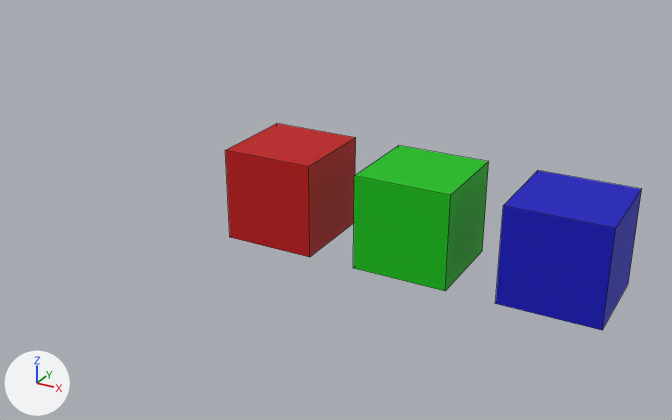
A saved change to the OBJ model models/rgbcubes.obj.
Before and after are seen from a 50 mm camera at (6.78, -15.87, 7.63) aimed at (-2.06, 0.19, -0.4). The axes (+X, +Y, +Z) are drawn at lower left. The lights are the same throughout. Mesh edges are drawn as thin lines. Where no turn or scale is listed for an object, it has been applied to the vertices.
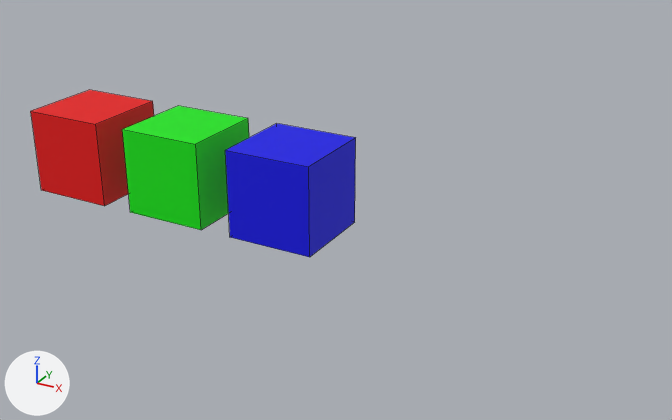
The newer file is also rescaled (x0.181), turned or shifted as a whole; pictures and numbers use the older file's frame.

What differs and where, as boxes [x1, y1, x2, y2] in the pictures (672 x 420 px):
'Cube.001', deleted (blue)
    before: [495, 170, 642, 330]
'Cube', deleted (green)
    before: [353, 145, 489, 291]
'Cube.000_Cube.005', added (green)
    after: [122, 106, 249, 230]
'Cube.001_Cube.006', added (red)
    after: [31, 90, 154, 206]
part 1 of me_cube_002, recoloured (red to blue)
    both: [225, 124, 356, 257]

Diff of the bpy script that builds the scene:
```diff
--- a/models/rgbcubes.obj.py
+++ b/models/rgbcubes.obj.py
@@ mat_material_010 @@
+mat_material_010 = principled_material('Material.010')
+mat_material_010.base_color = (0.0, 0.0, 0.8)  # blue #0000e7
+mat_material_010.roughness = 0.693
@@ mat_material_008 @@
+mat_material_008 = principled_material('Material.008')
+mat_material_008.base_color = (0.8, 0.0, 0.0)  # red #e70000
+mat_material_008.roughness = 0.693
@@ mat_material_009 @@
+mat_material_009 = principled_material('Material.009')
+mat_material_009.base_color = (0.0, 0.8, 0.0)  # green #00e700
+mat_material_009.roughness = 0.693
@@ me_cube_002 @@
 me_cube_002.from_pydata(...)  # 8 vertices, 6 faces; spans x -4.02..-2.02, y -1.0..1.0, z -1.0..1.0
 # used by ob_cube_002; location = (0.0, 0.0, 0.0)
+# me_cube_002 part 1: 6 faces spanning x -4.02..-2.02, y -1.0..1.0, z -1.0..1.0 switch from mat_material_002 (red #bf0000) to mat_material_010 (blue #0000e7)
@@ me_cube_001_cube_006 @@
+me_cube_001_cube_006.from_pydata(...)  # a box spanning x -3.76..-1.76, y -1.0..1.0, z -1.0..1.0
+me_cube_001_cube_006.materials.append(mat_material_008)  # red #e70000
@@ me_cube_000_cube_005 @@
+me_cube_000_cube_005.from_pydata(...)  # a box spanning x -1.0..1.0, y -1.0..1.0, z -1.0..1.0
+me_cube_000_cube_005.materials.append(mat_material_009)  # green #00e700
@@ ob_cube @@
-ob_cube = bpy.data.objects.new('Cube', me_cube)
-ob_cube.location = (0.0, 0.0, 0.0)
@@ ob_cube_001 @@
-ob_cube_001 = bpy.data.objects.new('Cube.001', me_cube_001)
-ob_cube_001.location = (0.0, 0.0, 0.0)
@@ ob_cube_001_cube_006 @@
+ob_cube_001_cube_006 = bpy.data.objects.new('Cube.001_Cube.006', me_cube_001_cube_006)
+ob_cube_001_cube_006.location = (-5.78, 0.0, 0.0)
@@ ob_cube_000_cube_005 @@
+ob_cube_000_cube_005 = bpy.data.objects.new('Cube.000_Cube.005', me_cube_000_cube_005)
+ob_cube_000_cube_005.location = (-5.78, 0.0, 0.0)
```
